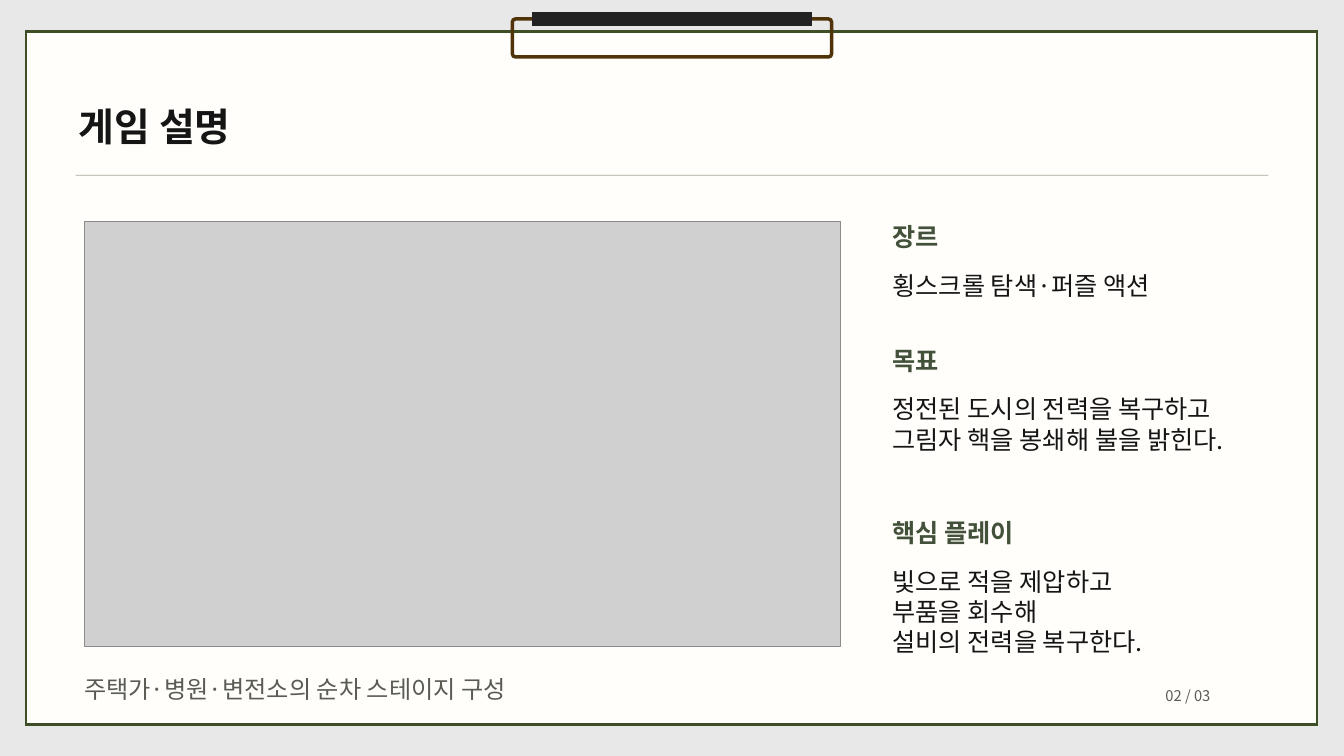
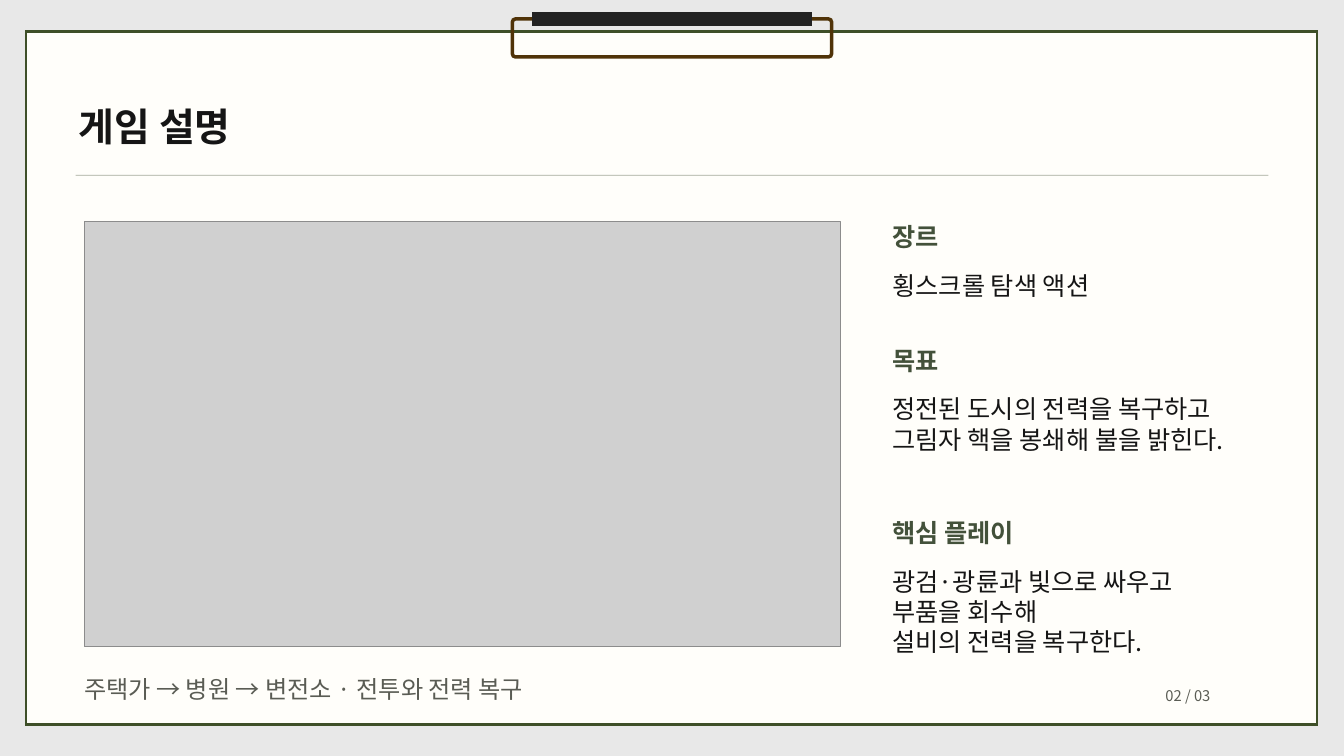
Before and after one commit to dbguswh/2Dgame_project, a slide deck: slide 2 of 2D게임프로그래밍 2차발표.pptx. Drawn at 1344x756 pixels with LibreOffice and Linux fonts; fonts in the diff are those of the drawing; grey boxes stand for pictures. Boxes give left, top, right and bottom in pixels: in the first picture for what was removed or moved away, otherwise in the second. Text is boxed around its words. In the diff, an @@ line names an element or a change of style, - is before the commit and + after.

Commit message:
2차 발표 자료에 최신 전투 병원 그래픽과 개발 진척 현황을 반영

```diff
--- a/2D게임프로그래밍 2차발표.pptx
+++ b/2D게임프로그래밍 2차발표.pptx
@@ text at [892, 274, 1089, 297]: text changed @@
-횡스크롤 탐색·퍼즐 액션
+횡스크롤 탐색 액션
@@ text at [892, 570, 1173, 593]: text changed @@
-빛으로 적을 제압하고
+광검·광륜과 빛으로 싸우고
@@ text at [84, 678, 524, 700]: text changed @@
-주택가·병원·변전소의 순차 스테이지 구성
+주택가 → 병원 → 변전소 · 전투와 전력 복구
```
Also in this commit, not shown: 1 other slide changed, 1 other file.
